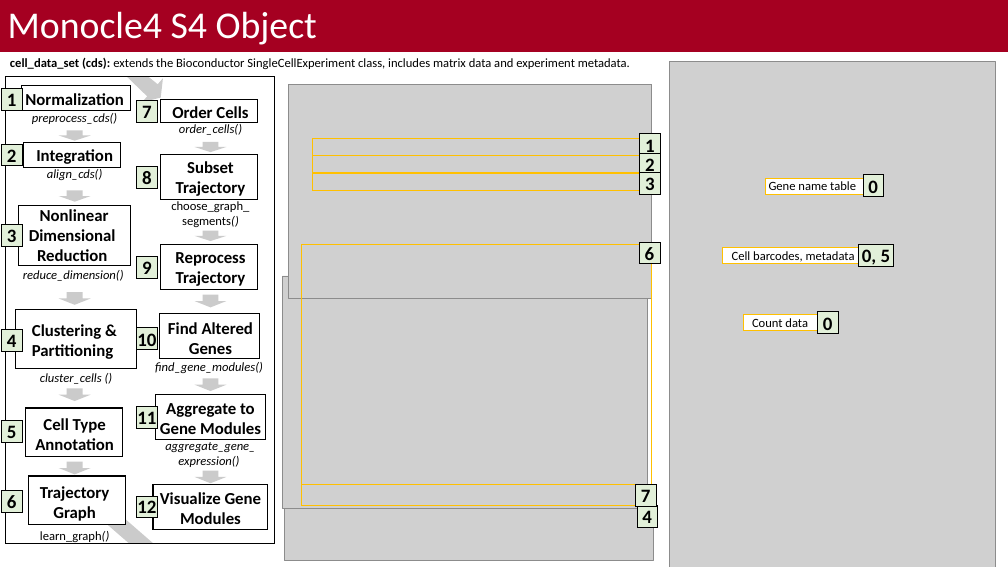
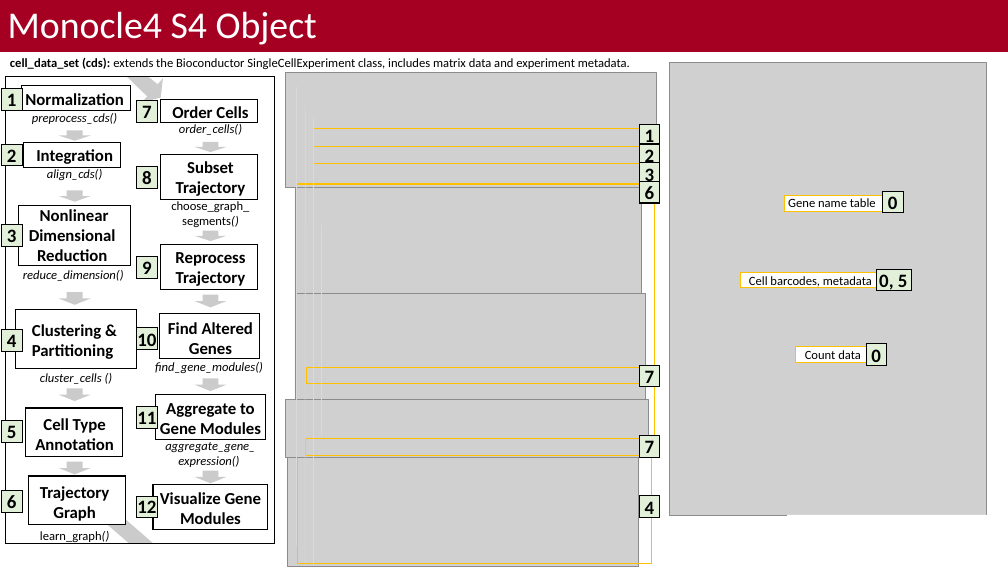
Before and after one commit to bacorli2/scrna_workshop, a slide deck: slide 4 of M6_Monocle_Pseudotime/M5_Monocle_Timeseries.pptx. Drawn at 1008x567 pixels with LibreOffice and Linux fonts; fonts in the diff are those of the drawing; grey boxes stand for pictures; background and template pictures are left out. Boxes give left, top, right and bottom in pixels: in the first picture for what was removed or moved away, otherwise in the second. Text is boxed around its words. In the diff, an @@ line names an element or a change of style, - is before the commit and + after.

```diff
--- a/M6_Monocle_Pseudotime/M5_Monocle_Timeseries.pptx
+++ b/M6_Monocle_Pseudotime/M5_Monocle_Timeseries.pptx
@@ picture: place and size @@
-picture at box(289, 85, 652, 175)
+picture at box(285, 73, 656, 188)
@@ picture: place and size @@
-picture at box(670, 61, 995, 567)
+picture at box(669, 62, 987, 516)
@@ line moved from (670, 64) - (670, 564) to (670, 64) - (670, 515) @@
@@ line moved from (306, 115) - (306, 555) to (306, 105) - (306, 564) @@
@@ line moved from (312, 126) - (312, 555) to (314, 118) - (314, 564) @@
@@ 6 rectangles, 4 texts, 1 line: place and size @@
-6 rectangles, 4 texts, 1 line at box(296, 97, 660, 555)
+6 rectangles, 4 texts, 1 line at box(296, 88, 659, 546)
@@ text "6": place and size @@
-text "6" at box(645, 247, 655, 265)
+text "6" at box(645, 186, 655, 204)
@@ picture: place and size @@
-picture at box(289, 85, 652, 299)
+picture at box(295, 181, 641, 295)
@@ rectangle: place and size @@
-rectangle at box(301, 244, 652, 485)
+rectangle at box(297, 184, 655, 456)
@@ rectangle: place and size @@
-rectangle at box(640, 242, 660, 264)
+rectangle at box(640, 181, 660, 203)
@@ 2 texts, 2 rectangles: place and size @@
-2 texts, 2 rectangles at box(765, 175, 884, 197)
+2 texts, 2 rectangles at box(785, 191, 903, 213)
@@ line added from (321, 225) to (321, 436), #D9D9D9 0.5 pt @@
@@ text "Cell barcodes, metadata": place and size @@
-text "Cell barcodes, metadata" at box(732, 251, 855, 264)
+text "Cell barcodes, metadata" at box(749, 276, 872, 288)
@@ text "0, 5": place and size @@
-text "0, 5" at box(862, 249, 891, 267)
+text "0, 5" at box(879, 274, 908, 291)
@@ rectangle: place and size @@
-rectangle at box(859, 245, 894, 267)
+rectangle at box(876, 269, 911, 291)
@@ picture removed at box(283, 276, 648, 508) @@
@@ picture added at box(295, 293, 646, 405) @@
@@ rectangle: place and size @@
-rectangle at box(723, 248, 868, 264)
+rectangle at box(740, 272, 885, 288)
@@ rectangle: place and size @@
-rectangle at box(743, 315, 819, 330)
+rectangle at box(796, 347, 872, 363)
@@ text "Count data": place and size @@
-text "Count data" at box(752, 318, 808, 331)
+text "Count data" at box(805, 350, 861, 363)
@@ text "0": place and size @@
-text "0" at box(823, 317, 833, 334)
+text "0" at box(871, 349, 881, 366)
@@ rectangle: place and size @@
-rectangle at box(818, 312, 839, 333)
+rectangle at box(867, 344, 887, 366)
@@ rectangle: place and size @@
-rectangle at box(301, 485, 646, 505)
+rectangle at box(306, 368, 652, 383)
@@ text "7": place and size @@
-text "7" at box(641, 489, 651, 507)
+text "7" at box(645, 370, 655, 388)
@@ rectangle: place and size @@
-rectangle at box(636, 485, 656, 507)
+rectangle at box(640, 365, 660, 387)
@@ picture added at box(285, 399, 648, 457) @@
@@ rectangle added at box(306, 438, 653, 456), outline #FFC000 1 pt @@
@@ rectangle added at box(640, 436, 660, 457), fill #E2F0D9, outline #000000 1 pt @@
@@ text added at box(645, 440, 655, 459), 18 pt, text #000000, bold @@
+7
@@ picture: place and size @@
-picture at box(284, 502, 653, 561)
+picture at box(287, 453, 639, 566)
@@ rectangle added at box(297, 456, 652, 563), outline #FFC000 1 pt @@
@@ rectangle: place and size @@
-rectangle at box(637, 505, 658, 527)
+rectangle at box(640, 496, 660, 518)
```
Also in this commit, not shown: 3 other slides changed, 1 other file.
